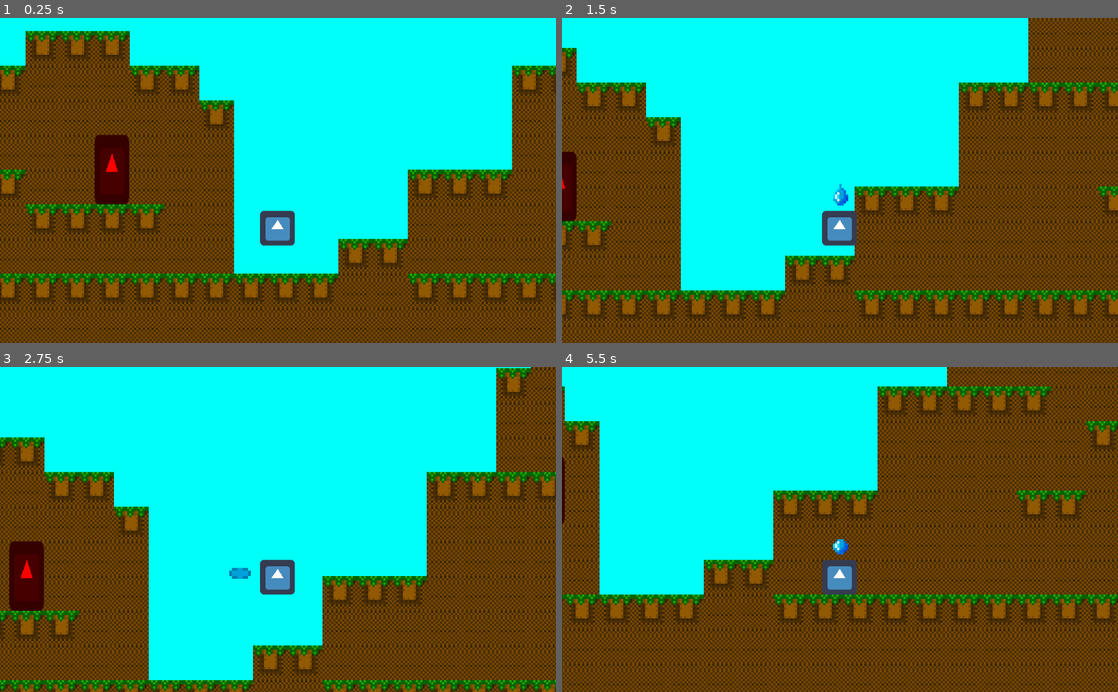
Above: before the commit, frames 1-4 (two rows, left to right).
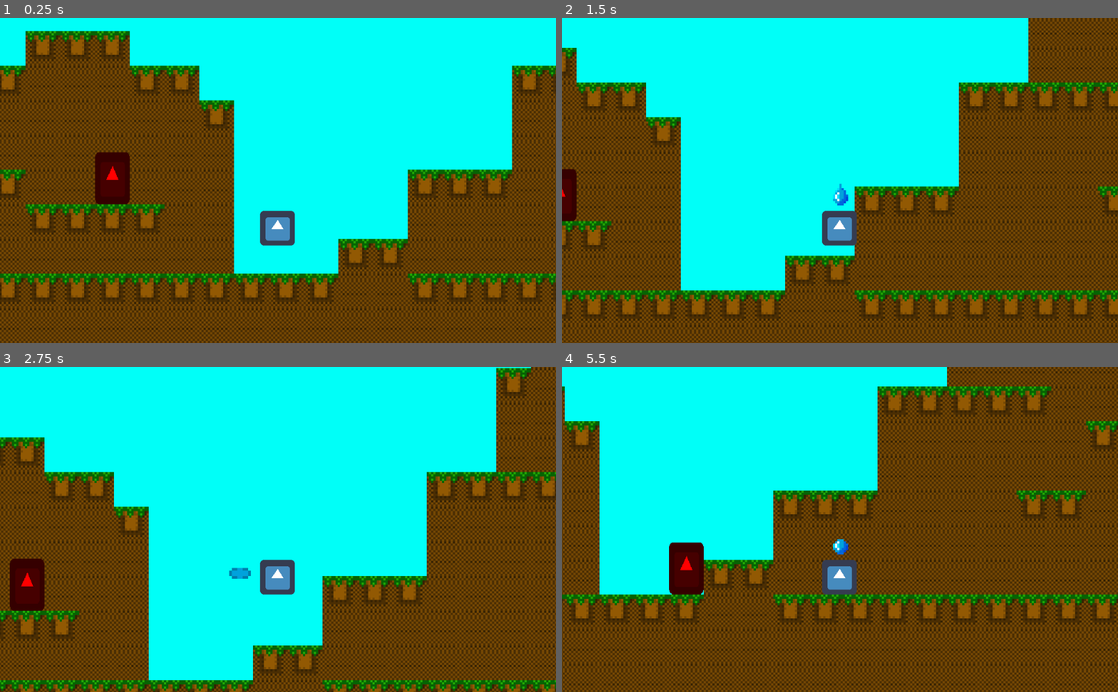
Above: after the commit, the same moments.

Repository: iloveusername/CodeOrCreateNerdsGame
Game: Godot game, scene res://Scenes/Test Scene.tscn
Two runs of this game, one before a commit and one after it. Both use one fixed random seed, a clock stepped at 60 frames per second and the inputs below. The engine's default icon, where the game draws it, is replaced by a stand-in: a white triangle on a blue panel in a dark square.
Inputs (mouse positions are in pixels of both pictures, inside the frame that each line leads up to):
- Up to frame 1 (0.25 s): no input
- Up to frame 2 (1.5 s): move the mouse to (962, 164) at 0.52 s; press the mouse at (962, 164) at 0.53 s; hold Right (ui_right) from 0.53 s (still down); tap Space (ui_select) at 0.77 s; move the mouse to (728, 196) at 1.27 s; release the mouse at (728, 196) at 1.28 s; click (728, 196) at 1.35 s
- Up to frame 3 (2.75 s): tap Space (ui_select) at 1.52 s; move the mouse to (333, 458) at 2.02 s; release Right (ui_right) at 2.03 s; press the mouse at (333, 458) at 2.03 s; hold Left (ui_left) from 2.03 s (still down)
- Up to frame 4 (5.5 s): move the mouse to (812, 594) at 2.77 s; release Left (ui_left) at 2.78 s; release the mouse at (812, 594) at 2.78 s; hold Right (ui_right) 2.78-4.28 s; click (812, 594) at 2.85 s; tap Space (ui_select) at 3.02, 3.77, 4.52 s; move the mouse to (1006, 578) at 3.52 s; press the mouse at (1006, 578) at 3.53 s; move the mouse to (673, 480) at 4.27 s; release the mouse at (673, 480) at 4.28 s; hold Left (ui_left) 4.28-5.03 s; click (673, 480) at 4.35 s; move the mouse to (867, 529) at 5.02 s; press the mouse at (867, 529) at 5.03 s; hold Right (ui_right) from 5.03 s (still down)

The runs differ from the first frame. In frame 1, 0.5% of the frame differs, in the area x 17-24%, y 35-58%; in frame 2, 0.2%; in frame 3, 0.5%; in frame 4, 1.1%, in the area x 0-26%, y 27-71%.

Commit message:
Enemy Stuff

Diff:
--- a/Scenes/EnemyFire.tscn
+++ b/Scenes/EnemyFire.tscn
@@ -4,21 +4,20 @@
 [ext_resource path="res://Scripts/Enemy.gd" type="Script" id=2]
 
 [sub_resource type="RectangleShape2D" id=1]
-extents = Vector2( 32, 64 )
+extents = Vector2( 32, 48 )
 
 [sub_resource type="RectangleShape2D" id=2]
-extents = Vector2( 40, 64 )
+extents = Vector2( 40, 56 )
 
 [node name="EnemyFire" type="KinematicBody2D"]
 script = ExtResource( 2 )
 
 [node name="CollisionShape2D" type="CollisionShape2D" parent="."]
-visible = false
 shape = SubResource( 1 )
 
 [node name="Sprite" type="Sprite" parent="."]
 modulate = Color( 1, 0, 0, 1 )
-scale = Vector2( 1, 2 )
+scale = Vector2( 1, 1.5 )
 texture = ExtResource( 1 )
 
 [node name="Area2D" type="Area2D" parent="."]
--- a/Scenes/Player.tscn
+++ b/Scenes/Player.tscn
@@ -1,7 +1,55 @@
-[gd_scene load_steps=2 format=2]
+[gd_scene load_steps=11 format=2]
 
-[ext_resource path="res://Scenes/Player1.tscn" type="PackedScene" id=1]
+[ext_resource path="res://Animations/0 Charge.tres" type="Animation" id=1]
+[ext_resource path="res://Animations/60.tres" type="Animation" id=2]
+[ext_resource path="res://Animations/40.tres" type="Animation" id=3]
+[ext_resource path="res://Scripts/Player.gd" type="Script" id=4]
+[ext_resource path="res://Sprites/Water Meter.png" type="Texture" id=5]
+[ext_resource path="res://Sprites/icon.png" type="Texture" id=6]
+[ext_resource path="res://Animations/20.tres" type="Animation" id=7]
+[ext_resource path="res://Animations/80.tres" type="Animation" id=8]
 
-[node name="Gamer" type="Node2D"]
+[sub_resource type="RectangleShape2D" id=1]
+extents = Vector2( 14.3189, 14.2321 )
 
-[node name="Player" parent="." instance=ExtResource( 1 )]
+[sub_resource type="RectangleShape2D" id=2]
+extents = Vector2( 18.6623, 17.8955 )
+
+[node name="Player" type="KinematicBody2D"]
+position = Vector2( 0, 14.6998 )
+script = ExtResource( 4 )
+
+[node name="CollisionShape2D" type="CollisionShape2D" parent="."]
+position = Vector2( 0, -14.3315 )
+shape = SubResource( 1 )
+
+[node name="CharSprite" type="Sprite" parent="."]
+position = Vector2( 0, -16 )
+scale = Vector2( 0.5, 0.5 )
+texture = ExtResource( 6 )
+
+[node name="Camera2D" type="Camera2D" parent="."]
+position = Vector2( 0.707123, -9.89951 )
+offset = Vector2( 0, -50 )
+current = true
+zoom = Vector2( 0.5, 0.5 )
+
+[node name="Area2D" type="Area2D" parent="."]
+
+[node name="CollisionShape2D" type="CollisionShape2D" parent="Area2D"]
+position = Vector2( 0, -16.0181 )
+shape = SubResource( 2 )
+
+[node name="Water Meter" type="Sprite" parent="."]
+show_behind_parent = true
+position = Vector2( 0, -45 )
+scale = Vector2( 2, 2 )
+texture = ExtResource( 5 )
+vframes = 5
+
+[node name="WaterDropAnim" type="AnimationPlayer" parent="."]
+"anims/0 Charge" = ExtResource( 1 )
+anims/20 = ExtResource( 7 )
+anims/40 = ExtResource( 3 )
+anims/60 = ExtResource( 2 )
+anims/80 = ExtResource( 8 )
--- a/Scenes/Player1.tscn
+++ /dev/null
@@ -1,55 +0,0 @@
-[gd_scene load_steps=11 format=2]
-
-[ext_resource path="res://Animations/0 Charge.tres" type="Animation" id=1]
-[ext_resource path="res://Animations/60.tres" type="Animation" id=2]
-[ext_resource path="res://Animations/40.tres" type="Animation" id=3]
-[ext_resource path="res://Scripts/Player.gd" type="Script" id=4]
-[ext_resource path="res://Sprites/Water Meter.png" type="Texture" id=5]
-[ext_resource path="res://Sprites/icon.png" type="Texture" id=6]
-[ext_resource path="res://Animations/20.tres" type="Animation" id=7]
-[ext_resource path="res://Animations/80.tres" type="Animation" id=8]
-
-[sub_resource type="RectangleShape2D" id=1]
-extents = Vector2( 14.3189, 14.2321 )
-
-[sub_resource type="RectangleShape2D" id=2]
-extents = Vector2( 18.6623, 17.8955 )
-
-[node name="Player" type="KinematicBody2D"]
-position = Vector2( 0, 14.6998 )
-script = ExtResource( 4 )
-
-[node name="CollisionShape2D" type="CollisionShape2D" parent="."]
-position = Vector2( 0, -14.3315 )
-shape = SubResource( 1 )
-
-[node name="CharSprite" type="Sprite" parent="."]
-position = Vector2( 0, -16 )
-scale = Vector2( 0.5, 0.5 )
-texture = ExtResource( 6 )
-
-[node name="Camera2D" type="Camera2D" parent="."]
-position = Vector2( 0.707123, -9.89951 )
-offset = Vector2( 0, -50 )
-current = true
-zoom = Vector2( 0.5, 0.5 )
-
-[node name="Area2D" type="Area2D" parent="."]
-
-[node name="CollisionShape2D" type="CollisionShape2D" parent="Area2D"]
-position = Vector2( 0, -16.0181 )
-shape = SubResource( 2 )
-
-[node name="Water Meter" type="Sprite" parent="."]
-show_behind_parent = true
-position = Vector2( 0, -45 )
-scale = Vector2( 2, 2 )
-texture = ExtResource( 5 )
-vframes = 5
-
-[node name="WaterDropAnim" type="AnimationPlayer" parent="."]
-"anims/0 Charge" = ExtResource( 1 )
-anims/20 = ExtResource( 7 )
-anims/40 = ExtResource( 3 )
-anims/60 = ExtResource( 2 )
-anims/80 = ExtResource( 8 )
--- a/Scenes/Test Scene.tscn
+++ b/Scenes/Test Scene.tscn
@@ -1,6 +1,6 @@
 [gd_scene load_steps=7 format=2]
 
-[ext_resource path="res://Scenes/Player1.tscn" type="PackedScene" id=1]
+[ext_resource path="res://Scenes/Player.tscn" type="PackedScene" id=1]
 [ext_resource path="res://Textures/Grass.png" type="Texture" id=2]
 [ext_resource path="res://Textures/MiddleGround.png" type="Texture" id=3]
 [ext_resource path="res://Scenes/EnemyFire.tscn" type="PackedScene" id=4]
--- a/Scripts/Enemy.gd
+++ b/Scripts/Enemy.gd
@@ -1,6 +1,7 @@
 extends KinematicBody2D
 
 const GRAVITY = 11
+const FRICTION = 0.1
 
 var motion = Vector2()
 var launchVal = -100
